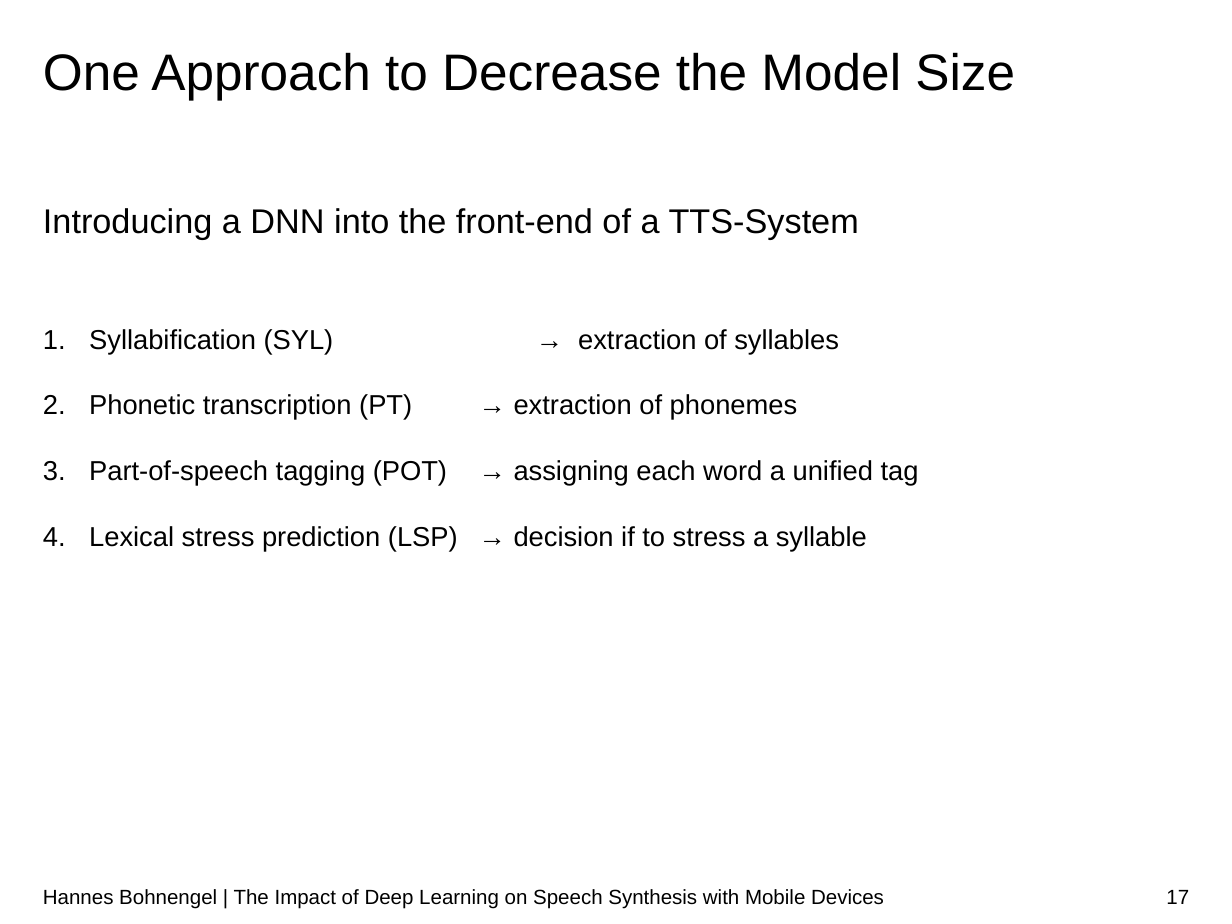
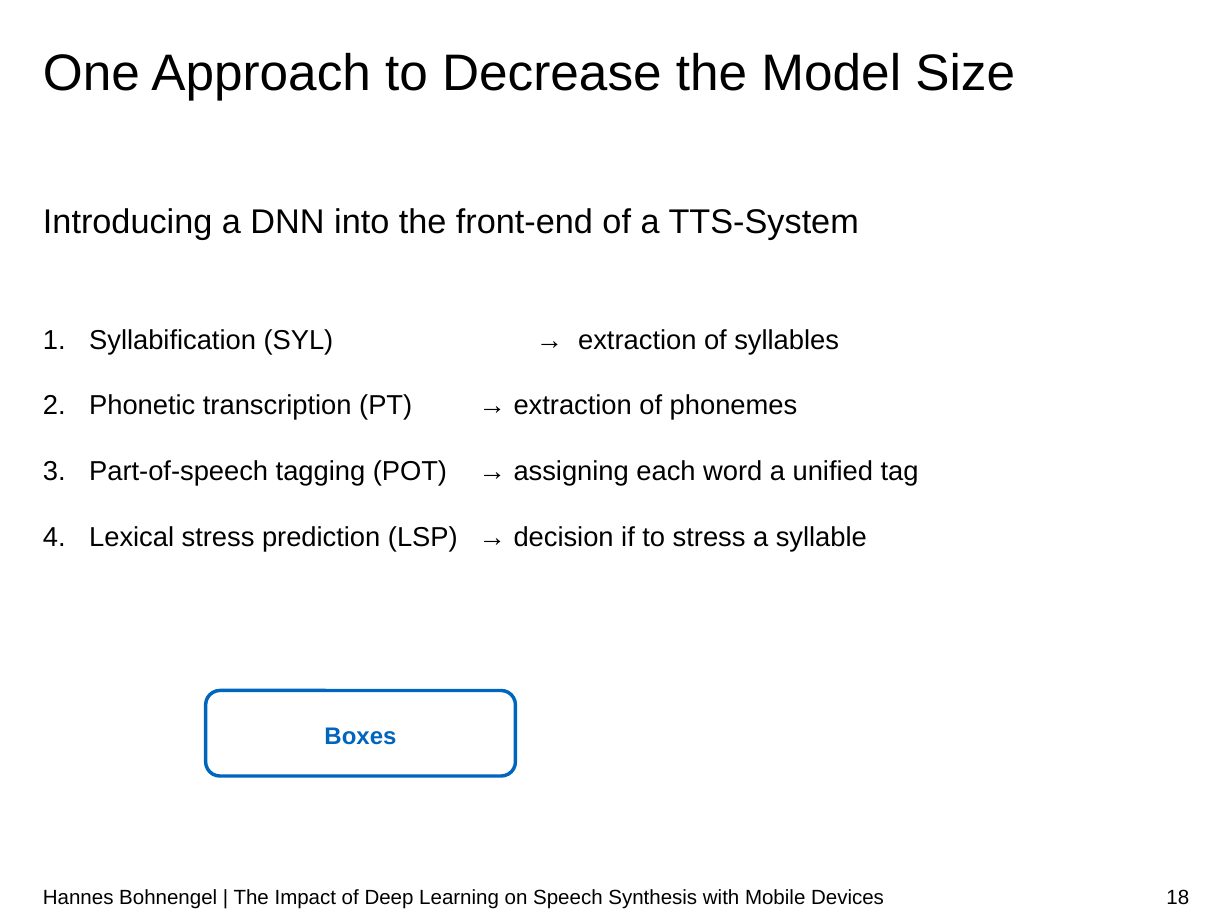
Before and after one commit to hannesb0/deeplearning, a slide deck: slide 18 of pres/Final_Presentation_V03.pptx (slide 17 before the commit). Drawn at 1232x924 pixels with LibreOffice and Linux fonts; fonts in the diff are those of the drawing; background and template pictures are left out. Boxes give left, top, right and bottom in pixels: in the first picture for what was removed or moved away, otherwise in the second. Text is boxed around its words. In the diff, an @@ line names an element or a change of style, - is before the commit and + after.

```diff
--- a/pres/Final_Presentation_V03.pptx
+++ b/pres/Final_Presentation_V03.pptx
@@ rounded rectangle added at <box>206,690,515,775</box>, outline #0065BD 2 pt, 14 pt, text #0065BD, bold @@
+Boxes
@@ page number at <box>1166,889,1189,905</box>: text changed @@
-17
+18
```
Also in this commit, not shown: 3 other slides changed, 1 slide added.
